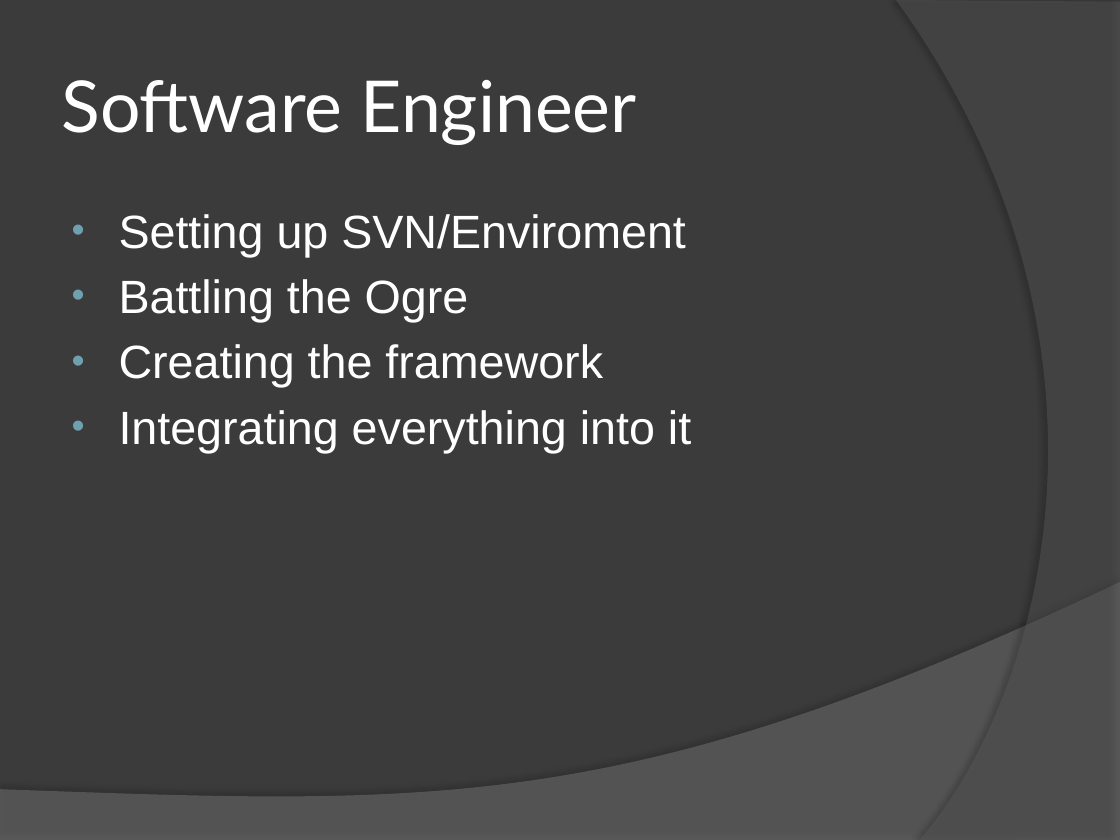
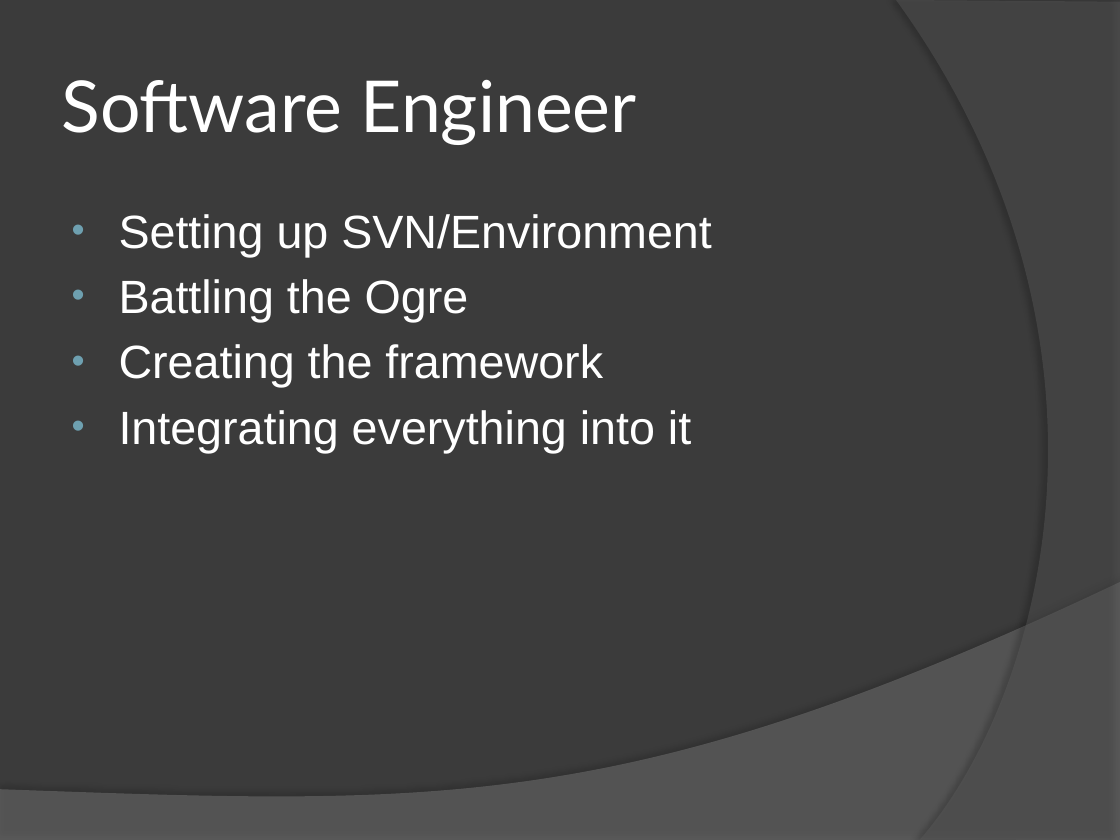
Before and after one commit to mgq812/simengines-g2-code, a slide deck: slide 2 of Presentation.pptx. Drawn at 1120x840 pixels with LibreOffice and Linux fonts; fonts in the diff are those of the drawing. Boxes give left, top, right and bottom in pixels: in the first picture for what was removed or moved away, otherwise in the second. Text is boxed around its words. In the diff, an @@ line names an element or a change of style, - is before the commit and + after.

```diff
--- a/Presentation.pptx
+++ b/Presentation.pptx
@@ text at <box>119,214,712,257</box>: text changed @@
-• Setting up SVN/Enviroment
+• Setting up SVN/Environment
```
